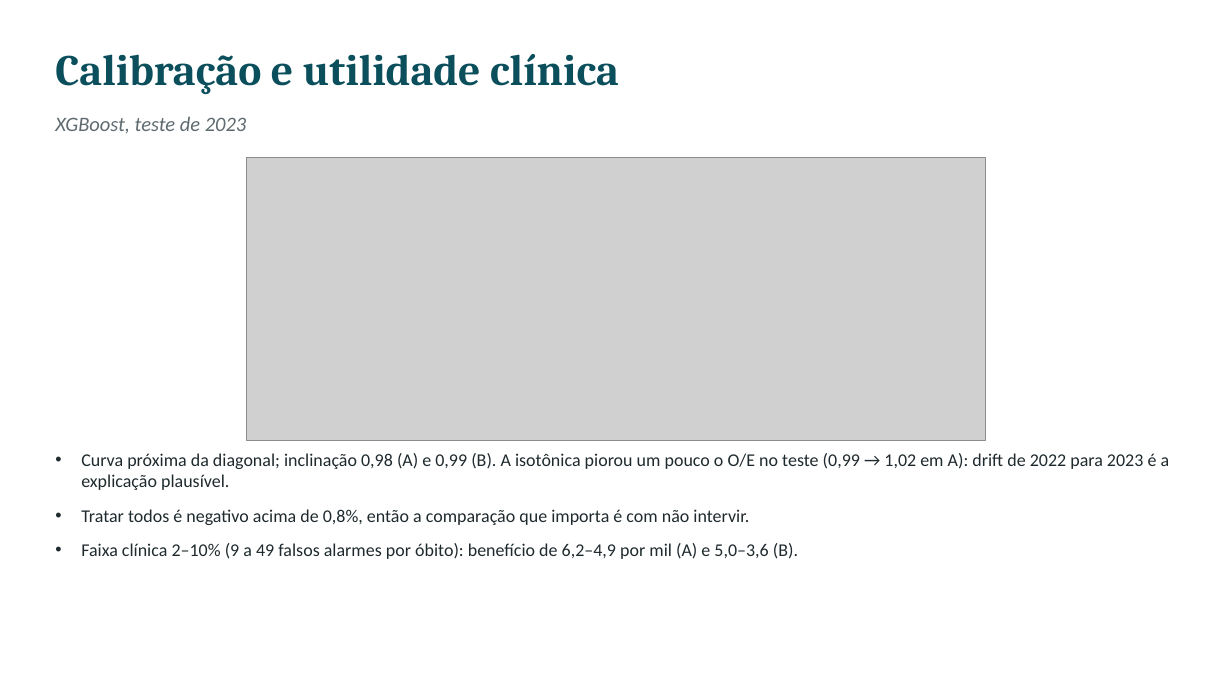
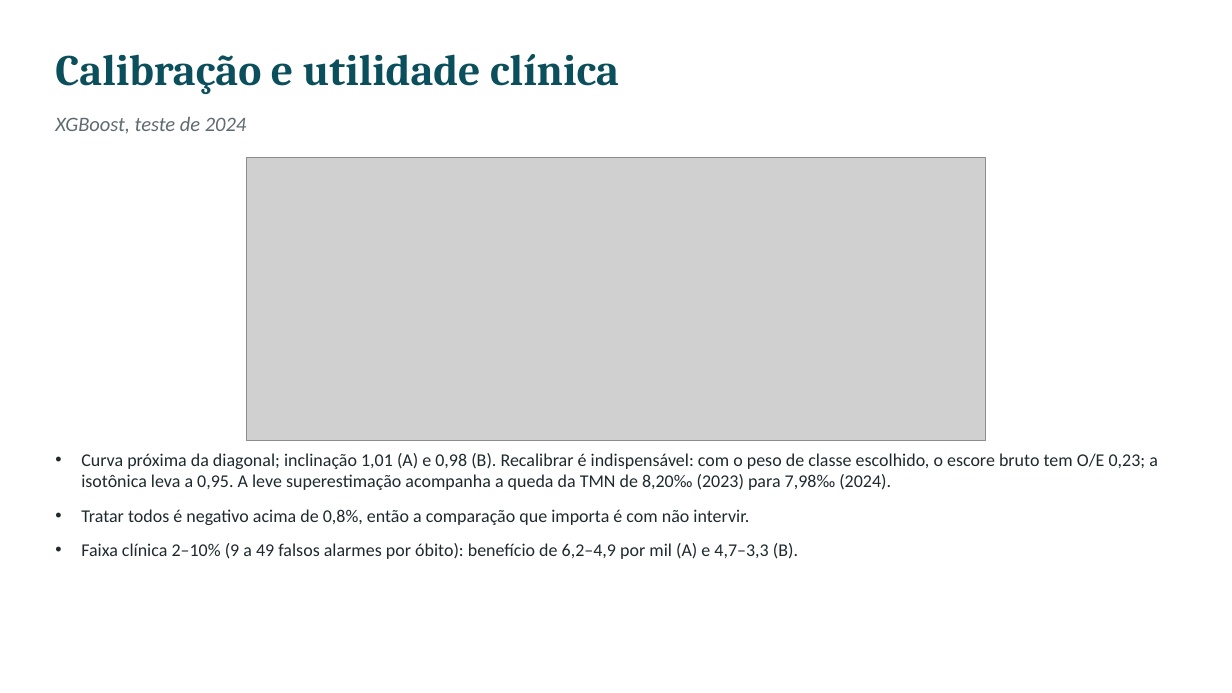
Before and after one commit to CledsonSilvaAraujo/mortalidade-neonatal-rj, a slide deck: slide 13 of slides/apresentacao.pptx. Drawn at 1232x693 pixels with LibreOffice and Linux fonts; fonts in the diff are those of the drawing; grey boxes stand for pictures. Boxes give left, top, right and bottom in pixels: in the first picture for what was removed or moved away, otherwise in the second. Text is boxed around its words. In the diff, an @@ line names an element or a change of style, - is before the commit and + after.

```diff
--- a/slides/apresentacao.pptx
+++ b/slides/apresentacao.pptx
@@ text at bbox=[55, 117, 247, 134]: text changed @@
-XGBoost, teste de 2023
+XGBoost, teste de 2024
@@ text at bbox=[81, 453, 1158, 490]: text changed @@
-• Curva próxima da diagonal; inclinação 0,98 (A) e 0,99 (B). A isotônica piorou um pouco o O/E no teste (0,99 → 1,02 em A): drift de 2022 para 2023 é a explicação plausível.
+• Curva próxima da diagonal; inclinação 1,01 (A) e 0,98 (B). Recalibrar é indispensável: com o peso de classe escolhido, o escore bruto tem O/E 0,23; a isotônica leva a 0,95. A leve superestimação acompanha a queda da TMN de 8,20‰ (2023) para 7,98‰ (2024).
@@ text at bbox=[81, 543, 798, 559]: text changed @@
-• Faixa clínica 2–10% (9 a 49 falsos alarmes por óbito): benefício de 6,2–4,9 por mil (A) e 5,0–3,6 (B).
+• Faixa clínica 2–10% (9 a 49 falsos alarmes por óbito): benefício de 6,2–4,9 por mil (A) e 4,7–3,3 (B).
```
Also in this commit, not shown: 13 other slides changed, 49 other files.
